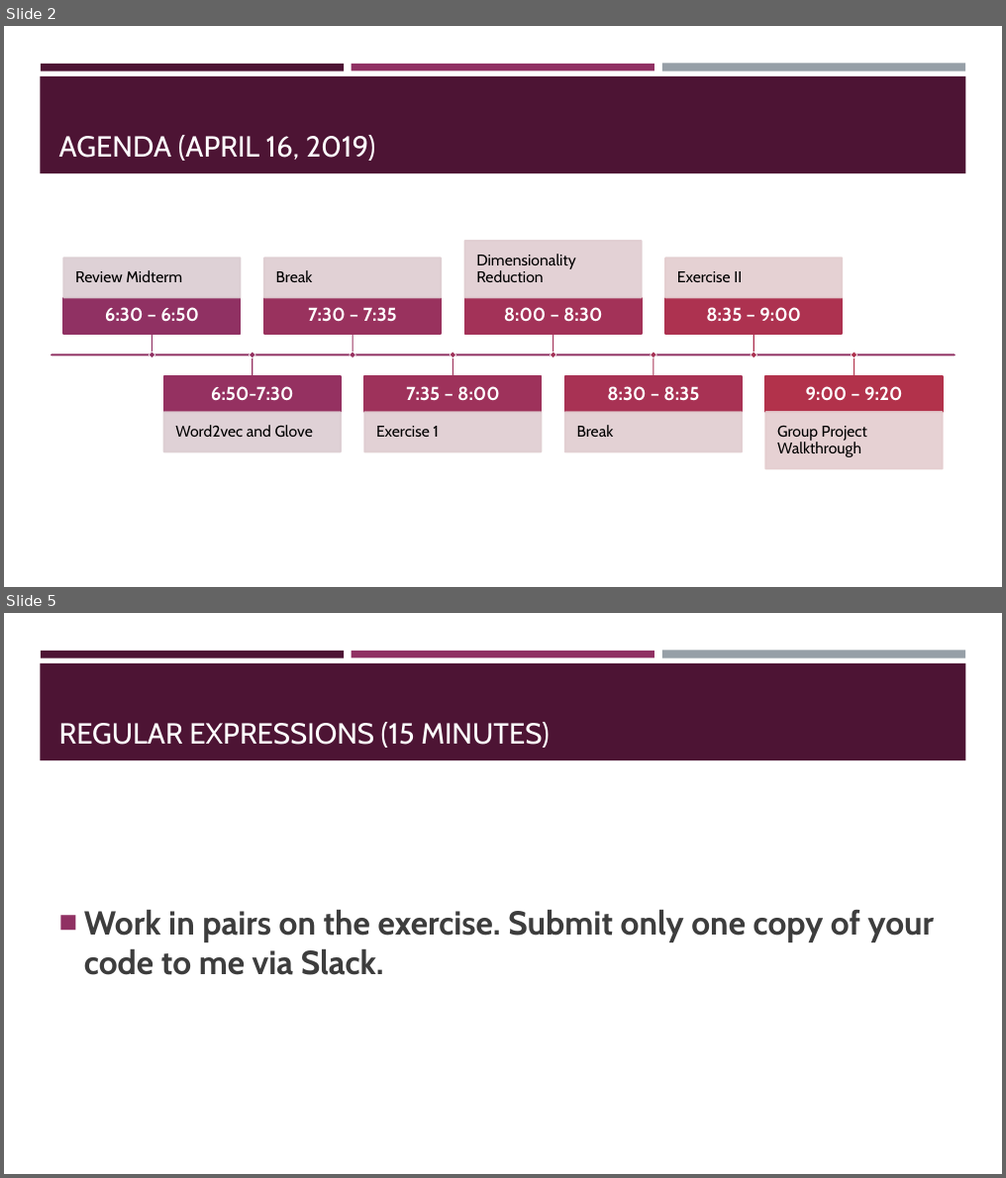
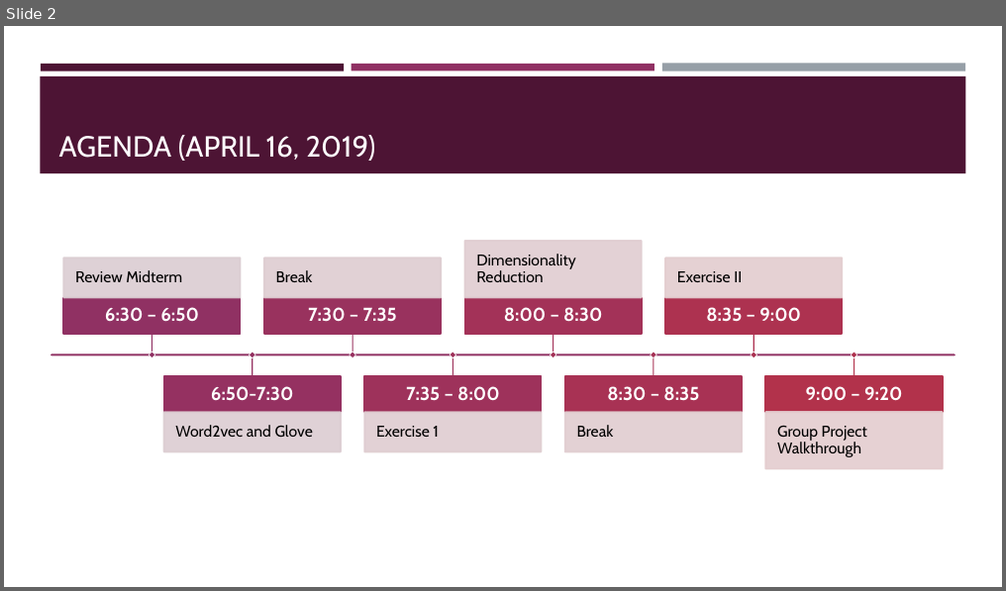
Before and after one commit to VarunDS/dso-599-text-analytics-nlp, a slide deck: week6/slides.pptx. Shown one above the other, each under a label of ours: slides 2 and 5 before the commit, slide 2 after it; the slides between them are not shown. The pictures are 1006x1178 and 1006x591 pixels, drawn with LibreOffice and Linux fonts; fonts in the diff are those of the drawing. Boxes give left, top, right and bottom in pixels: in the first picture for what was removed or moved away, otherwise in the second. Text is boxed around its words. In the diff, an @@ line names an element or a change of style, - is before the commit and + after.

```diff
--- a/week6/slides.pptx
+++ b/week6/slides.pptx
@@ slide 5 removed at [4, 613, 1002, 1174], background #FFFFFF; not listed: 4 template elements that a slide beside it also shows @@
@@ title removed at [59, 722, 549, 748] @@
-REGULAR EXPRESSIONS (15 MINUTES)
@@ text removed at [84, 910, 935, 975] @@
-■ Work in pairs on the exercise. Submit only one copy of your code to me via Slack.
```
Also in this commit, not shown: 1 slide added, 2 other slides removed.
